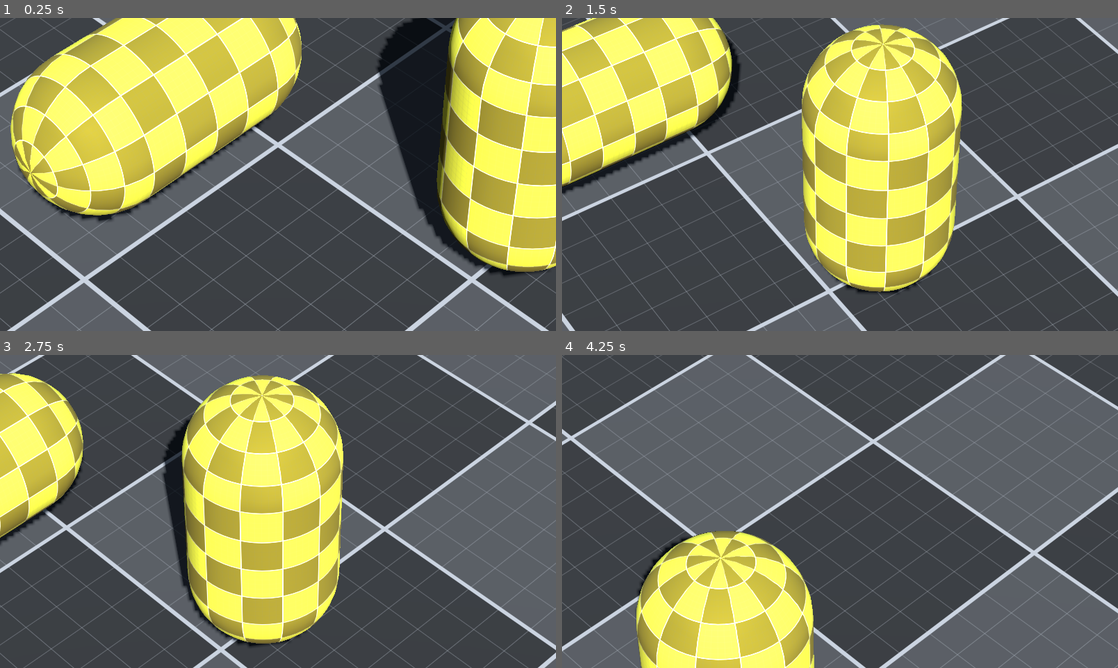
Above: before the commit, frames 1-4 (two rows, left to right).
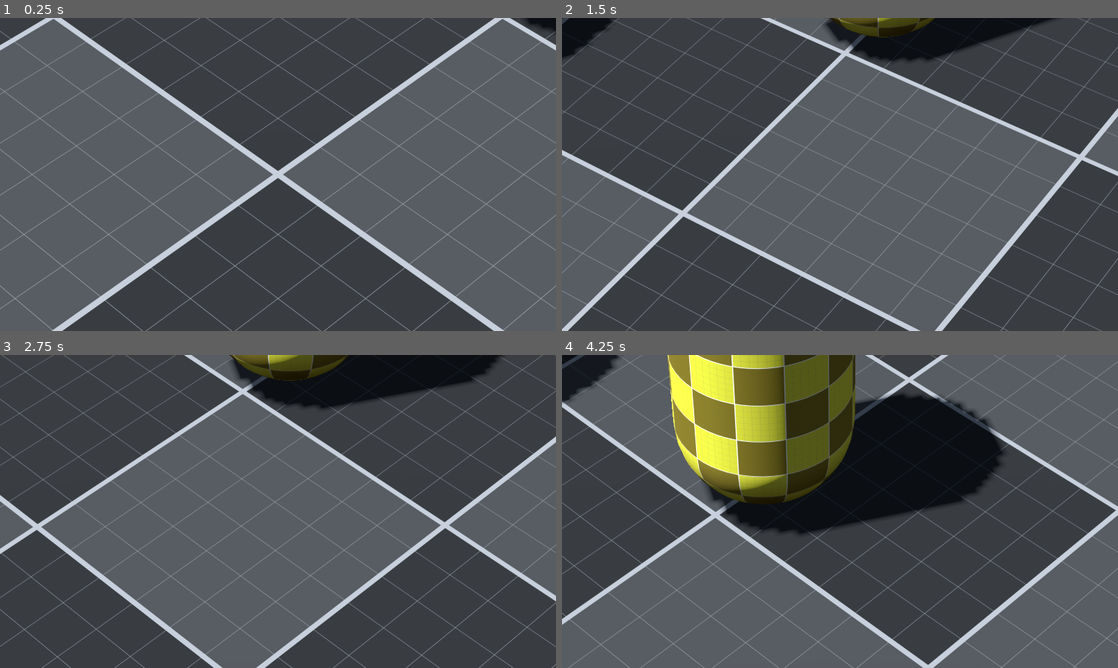
Above: after the commit, the same moments.

Repository: kodiitulip/strategy-game-camera
Game: Godot game, scene res://scenes/main/main.tscn
Same seed, same stepped clock (60 frames per second), same inputs: the game is played once before the commit and once after it.
Inputs (mouse positions are in pixels of both pictures, inside the frame that each line leads up to):
- Up to frame 1 (0.25 s): no input
- Up to frame 2 (1.5 s): move the mouse to (962, 158) at 0.52 s; hold Right mouse button (move_cam_mouse) 0.53-1.28 s; tap Q (rotate_cam_left) at 0.8, 1.35 s; move the mouse to (728, 190) at 1.27 s
- Up to frame 3 (2.75 s): tap E (rotate_cam_right) at 1.55, 2.1 s; move the mouse to (333, 442) at 2.02 s; hold Right mouse button (move_cam_mouse) from 2.03 s (still down)
- Up to frame 4 (4.25 s): move the mouse to (812, 574) at 2.77 s; release Right mouse button (move_cam_mouse) at 2.78 s; tap Shift (fast_cam_moviment) at 2.85 s; tap Q (rotate_cam_left) at 3.05 s; move the mouse to (1006, 558) at 3.52 s; hold Mouse wheel up (mouse_zoom_in) from 3.53 s (still down); tap E (rotate_cam_right) at 3.8 s

The runs differ from the first frame. In frame 1, 66% of the frame differs, in the area x 0-100%, y 0-100%; in frame 2, 64%; in frame 3, 56%; in frame 4, 62%.

Commit message:
improving mouse rotation and adding inverted flags

Diff:
--- a/project.godot
+++ b/project.godot
@@ -67,12 +67,12 @@
 }
 zoom_in={
 "deadzone": 0.5,
-"events": [Object(InputEventKey,"resource_local_to_scene":fa …(140 unchanged characters)… d":false,"keycode":0,"physical_keycode":82,"key_label":0,"unicode":114,"location":0,"echo":false,"script":null)
+"events": [Object(InputEventKey,"resource_local_to_scene":fa …(140 unchanged characters)… d":false,"keycode":0,"physical_keycode":90,"key_label":0,"unicode":122,"location":0,"echo":false,"script":null)
 ]
 }
 zoom_out={
 "deadzone": 0.5,
-"events": [Object(InputEventKey,"resource_local_to_scene":fa …(140 unchanged characters)… d":false,"keycode":0,"physical_keycode":70,"key_label":0,"unicode":102,"location":0,"echo":false,"script":null)
+"events": [Object(InputEventKey,"resource_local_to_scene":fa …(140 unchanged characters)… d":false,"keycode":0,"physical_keycode":88,"key_label":0,"unicode":120,"location":0,"echo":false,"script":null)
 ]
 }
 fast_cam_moviment={
@@ -83,11 +83,13 @@
 rotate_cam_left={
 "deadzone": 0.5,
 "events": [Object(InputEventKey,"resource_local_to_scene":false,"resource_name":"","device":-1,"window_id":0,"alt_press …(192 unchanged characters)…
+, Object(InputEventKey,"resource_local_to_scene":false,"resource_name":"","device":-1,"window_id":0,"alt_pressed":false,"shift_pressed":false,"ctrl_pressed":true,"meta_pressed":false,"pressed":false,"keycode":0,"physical_keycode":65,"key_label":0,"unicode":97,"location":0,"echo":false,"script":null)
 ]
 }
 rotate_cam_right={
 "deadzone": 0.5,
 "events": [Object(InputEventKey,"resource_local_to_scene":false,"resource_name":"","device":-1,"window_id":0,"alt_press …(192 unchanged characters)…
+, Object(InputEventKey,"resource_local_to_scene":false,"resource_name":"","device":-1,"window_id":0,"alt_pressed":false,"shift_pressed":false,"ctrl_pressed":true,"meta_pressed":false,"pressed":false,"keycode":0,"physical_keycode":68,"key_label":0,"unicode":100,"location":0,"echo":false,"script":null)
 ]
 }
 rotate_cam_mouse={
@@ -110,3 +112,15 @@
 "events": [Object(InputEventMouseButton,"resource_local_to_scene":false,"resource_name":"","device":-1,"window_id":0,"a …(259 unchanged characters)…
 ]
 }
+rotate_cam_up={
+"deadzone": 0.5,
+"events": [Object(InputEventKey,"resource_local_to_scene":false,"resource_name":"","device":-1,"window_id":0,"alt_pressed":false,"shift_pressed":false,"ctrl_pressed":true,"meta_pressed":false,"pressed":false,"keycode":0,"physical_keycode":87,"key_label":0,"unicode":119,"location":0,"echo":false,"script":null)
+, Object(InputEventKey,"resource_local_to_scene":false,"resource_name":"","device":-1,"window_id":0,"alt_pressed":false,"shift_pressed":false,"ctrl_pressed":false,"meta_pressed":false,"pressed":false,"keycode":0,"physical_keycode":82,"key_label":0,"unicode":114,"location":0,"echo":false,"script":null)
+]
+}
+rotate_cam_down={
+"deadzone": 0.5,
+"events": [Object(InputEventKey,"resource_local_to_scene":false,"resource_name":"","device":-1,"window_id":0,"alt_pressed":false,"shift_pressed":false,"ctrl_pressed":false,"meta_pressed":false,"pressed":false,"keycode":0,"physical_keycode":70,"key_label":0,"unicode":102,"location":0,"echo":false,"script":null)
+, Object(InputEventKey,"resource_local_to_scene":false,"resource_name":"","device":-1,"window_id":0,"alt_pressed":false,"shift_pressed":false,"ctrl_pressed":true,"meta_pressed":false,"pressed":false,"keycode":0,"physical_keycode":83,"key_label":0,"unicode":115,"location":0,"echo":false,"script":null)
+]
+}
--- a/scenes/camera/camera.gd
+++ b/scenes/camera/camera.gd
@@ -8,11 +8,19 @@
 @export var zoom_amount: float = 10.0
 @export var zoom_max: float = 200.0
 @export var zoom_min: float = 50.0
+@export_group("Rotation","rotation_")
+@export var rotation_amount: float = 2.0
+@export_range(-180,180,0.001,"degrees") var rotation_vertical_max: float = -5
+@export_range(-180,180,0.001,"degrees") var rotation_vertical_min: float = -80
+@export_group("Inverted","inverted_")
+@export var inverted_y_axis: bool = false
+@export var inverted_x_axis: bool = false
 @export var movement_time: float = 5.0
-@export var rotation_amount: float = 2.0
+@export var ray_length: float = 3000.0
 
 var new_position: Vector3
 var new_rotation: Quaternion
+var new_v_rotation: float
 var new_zoom: float
 var drag_start_pos: Vector3
 var drag_current_pos: Vector3
@@ -24,6 +32,7 @@
 func _ready() -> void:
 	new_position = global_position
 	new_rotation = Quaternion(transform.basis)
+	new_v_rotation = camera_arm.rotation_degrees.x
 	new_zoom = camera_arm.spring_length
 
 
@@ -34,13 +43,14 @@
 	_handle_movement_mouse_input()
 
 	new_zoom = clampf(new_zoom, zoom_min, zoom_max)
-	#new_position.y = 10.0
 
 	global_position = global_position.lerp(new_position, delta * movement_time)
 	transform.basis = transform.basis.slerp(Basis(new_rotation.normalized()),
 		delta * movement_time)
 	camera_arm.spring_length = lerpf(camera_arm.spring_length,
 		new_zoom, delta * movement_time)
+	camera_arm.rotation_degrees.x = lerpf(
+		camera_arm.rotation_degrees.x, new_v_rotation, delta * movement_time)
 
 
 func _unhandled_input(event: InputEvent) -> void:
@@ -53,28 +63,35 @@
 		_handle_rotation_mouse_input(event as InputEventMouseMotion)
 
 
-func _cast_ray_from_cam(cam: Camera3D, ray_length: float) -> Variant:
+func _cast_ray_from_cam(cam: Camera3D, ray_len: float) -> Variant:
 	var plane: Plane = Plane(Vector3.UP).normalized()
 	var mouse_pos: Vector2 = get_viewport().get_mouse_position()
 	var origin: Vector3 = cam.project_ray_origin(mouse_pos)
-	var end: Vector3 = origin + cam.project_ray_normal(mouse_pos) * ray_length
+	var end: Vector3 = origin + cam.project_ray_normal(mouse_pos) * ray_len
 	return plane.intersects_segment(origin, end)
 
 
 func _handle_rotation_mouse_input(event: InputEventMouseMotion) -> void:
 	if not Input.is_action_pressed(&"rotate_cam_mouse"):
 		return
-	var axis: float = clampf(event.relative.x, -2.5, 2.5)
-	new_rotation *= Quaternion(Vector3.UP, deg_to_rad(axis * rotation_amount))
+	var axis: float = event.relative.x * 0.3
+	var axis_x: float = -event.relative.y * 0.3
+	if inverted_x_axis:
+		axis = -axis
+	if inverted_y_axis:
+		axis_x = -axis_x
+	new_rotation *= Quaternion(Vector3.UP, deg_to_rad(axis))
+	new_v_rotation = clampf(new_v_rotation + axis_x,
+		rotation_vertical_min, rotation_vertical_max)
 
 
 func _handle_movement_mouse_input() -> void:
 	if Input.is_action_just_pressed(&"move_cam_mouse"):
-		var pos: Variant = _cast_ray_from_cam(camera, new_zoom * 2)
+		var pos: Variant = _cast_ray_from_cam(camera, ray_length)
 		if pos:
 			drag_start_pos = pos
 	if Input.is_action_pressed(&"move_cam_mouse"):
-		var pos: Variant = _cast_ray_from_cam(camera, new_zoom * 2)
+		var pos: Variant = _cast_ray_from_cam(camera, ray_length)
 		if pos:
 			drag_current_pos = pos
 		new_position = global_position + drag_start_pos - drag_current_pos
@@ -86,8 +103,11 @@
 
 
 func _handle_rotation_input() -> void:
-	var axis: float = Input.get_axis(&"rotate_cam_right", &"rotate_cam_left")
+	var axis: float = Input.get_axis(&"rotate_cam_left", &"rotate_cam_right")
+	var axis_x: float = Input.get_axis(&"rotate_cam_up", &"rotate_cam_down")
 	new_rotation *= Quaternion(Vector3.UP, deg_to_rad(axis * rotation_amount))
+	new_v_rotation = clampf(new_v_rotation + axis_x * rotation_amount,
+		rotation_vertical_min, rotation_vertical_max)
 
 
 func _handle_movement_input() -> void:
--- a/scenes/camera/camera.tscn
+++ b/scenes/camera/camera.tscn
@@ -3,7 +3,7 @@
 [ext_resource type="Script" path="res://scenes/camera/camera.gd" id="1_w8t06"]
 
 [node name="CameraRig" type="Node3D"]
-transform = Transform3D(0.707107, 0, 0.707107, 0, 1, 0, -0.707107, 0, 0.707107, 0, 10, 0)
+transform = Transform3D(0.707107, 0, 0.707107, 0, 1, 0, -0.707107, 0, 0.707107, 0, 0, 0)
 script = ExtResource("1_w8t06")
 
 [node name="SpringArm3D" type="SpringArm3D" parent="."]
--- a/scenes/main/main.tscn
+++ b/scenes/main/main.tscn
@@ -73,13 +73,14 @@
 
 [node name="Enviroment" type="Node3D" parent="."]
 
-[node name="DirectionalLight3D" type="DirectionalLight3D" parent="Enviroment"]
-transform = Transform3D(-0.573576, 0.579228, -0.579228, 0, 0.707107, 0.707107, 0.819152, 0.40558, -0.40558, 0, 0, 0)
-light_energy = 2.0
-shadow_enabled = true
-
 [node name="WorldEnvironment" type="WorldEnvironment" parent="Enviroment"]
 environment = SubResource("Environment_rvnm4")
+
+[node name="DirectionalLight3D" type="DirectionalLight3D" parent="Enviroment"]
+transform = Transform3D(-0.866023, -0.433016, 0.250001, 0, 0.499998, 0.866027, -0.500003, 0.749999, -0.43301, 0, 0, 0)
+light_energy = 1.5
+shadow_enabled = true
+directional_shadow_max_distance = 1028.0
 
 [node name="CameraRig" parent="." instance=ExtResource("1_ycend")]
 
